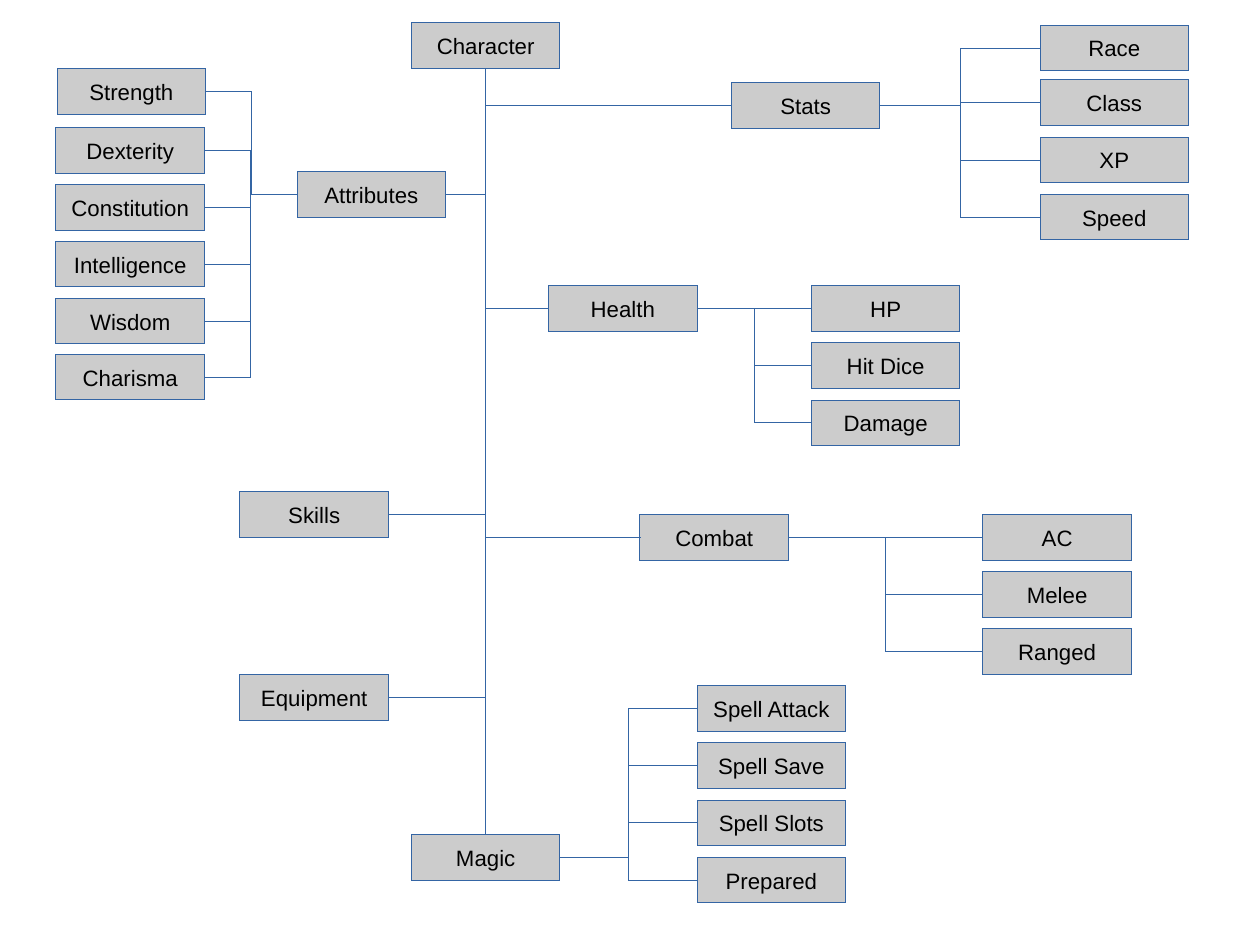
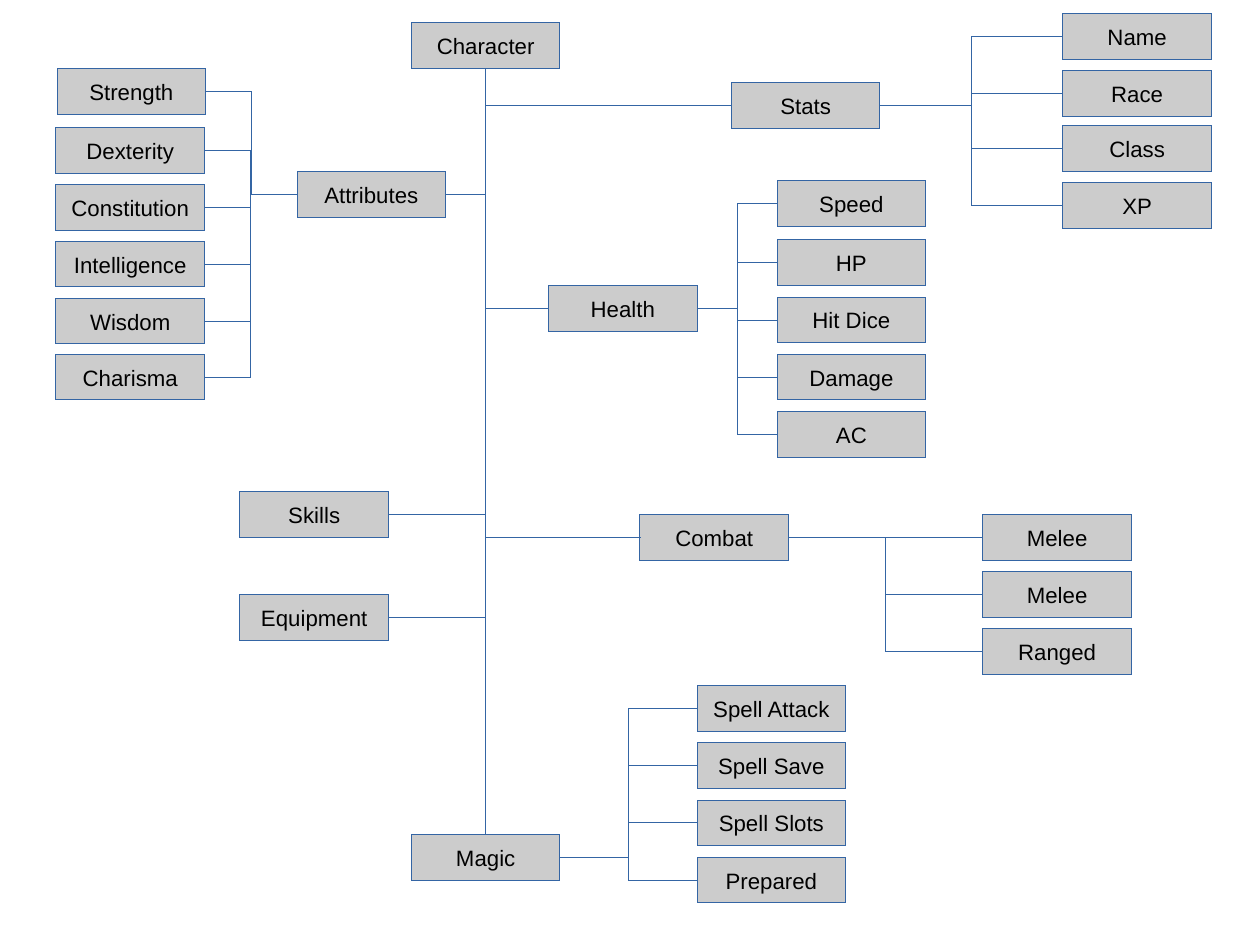
Before and after one commit to JamesLeB/Stout, a slide deck: slide 1 of documents/DND.odp. Drawn at 1260x945 pixels with LibreOffice and Linux fonts; fonts in the diff are those of the drawing. Boxes give left, top, right and bottom in pixels: in the first picture for what was removed or moved away, otherwise in the second. Text is boxed around its words. In the diff, an @@ line names an element or a change of style, - is before the commit and + after.

Commit message:
update dnd doc

```diff
--- a/documents/DND.odp
+++ b/documents/DND.odp
@@ rectangle added at [1063, 14, 1212, 59], fill #CCCCCC, outline #3465A4 0 pt, 14 pt, text #000000 @@
+Name
@@ elbow line added from (880, 105) to (1063, 37), #3465A4 0 pt @@
@@ elbow line moved from (486, 69) - (389, 697) to (486, 69) - (389, 617) @@
@@ elbow line moved from (880, 105) - (1040, 160) to (880, 105) - (1063, 206) @@
@@ elbow line moved from (880, 105) - (1040, 103) to (880, 105) - (1063, 149) @@
@@ elbow line moved from (880, 105) - (1040, 48) to (880, 105) - (1063, 94) @@
@@ elbow line moved from (880, 105) - (1040, 217) to (697, 309) - (777, 204) @@
@@ rectangle "Speed": place and size @@
-rectangle "Speed" at [1040, 194, 1189, 240]
+rectangle "Speed" at [777, 181, 926, 226]
@@ 3 rectangles: place and size @@
-3 rectangles at [1040, 25, 1189, 183]
+3 rectangles at [1063, 71, 1212, 229]
@@ elbow line moved from (697, 309) - (812, 309) to (697, 309) - (777, 263) @@
@@ elbow line moved from (697, 309) - (812, 423) to (697, 309) - (777, 377) @@
@@ elbow line moved from (697, 309) - (812, 366) to (697, 309) - (777, 320) @@
@@ elbow line added from (697, 309) to (777, 434), #3465A4 0 pt @@
@@ 3 rectangles: place and size @@
-3 rectangles at [812, 286, 960, 446]
+3 rectangles at [777, 240, 926, 400]
@@ rectangle "AC": place and size @@
-rectangle "AC" at [983, 515, 1132, 560]
+rectangle "AC" at [777, 412, 926, 457]
@@ rectangle added at [983, 515, 1132, 560], fill #CCCCCC, outline #3465A4 0 pt, 14 pt, text #000000 @@
+Melee
@@ rectangle "Equipment": place and size @@
-rectangle "Equipment" at [240, 675, 389, 720]
+rectangle "Equipment" at [240, 595, 389, 640]
```
Also in this commit, not shown: 5 slides added.
